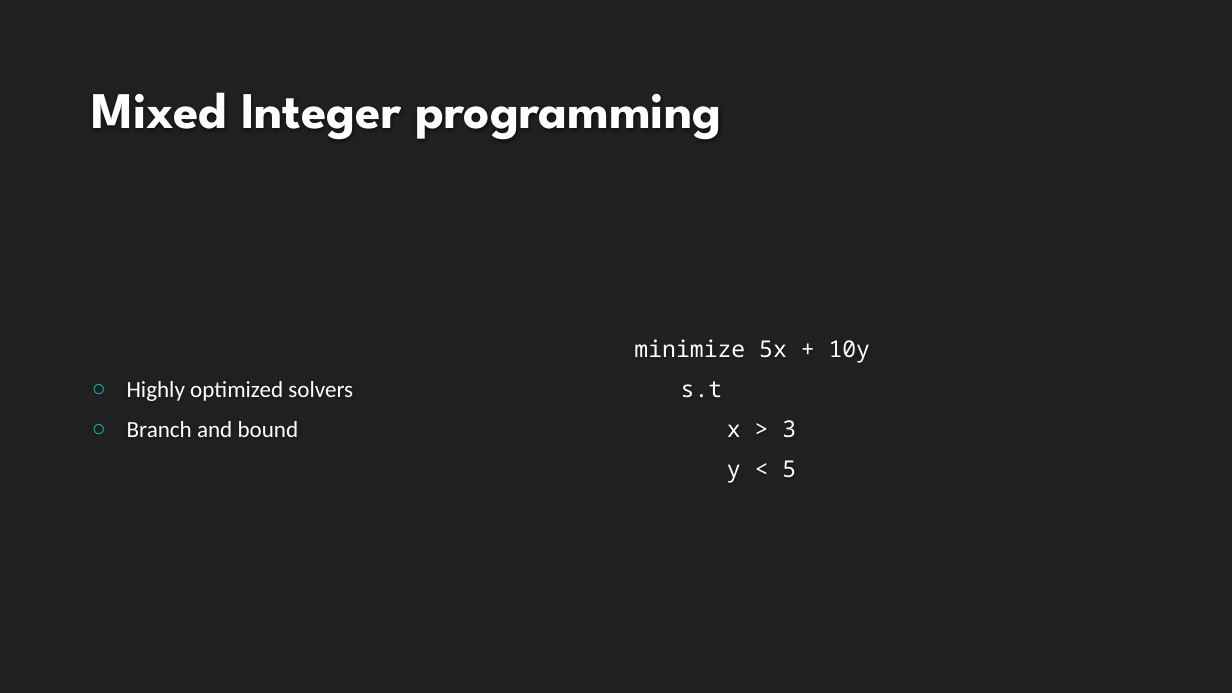
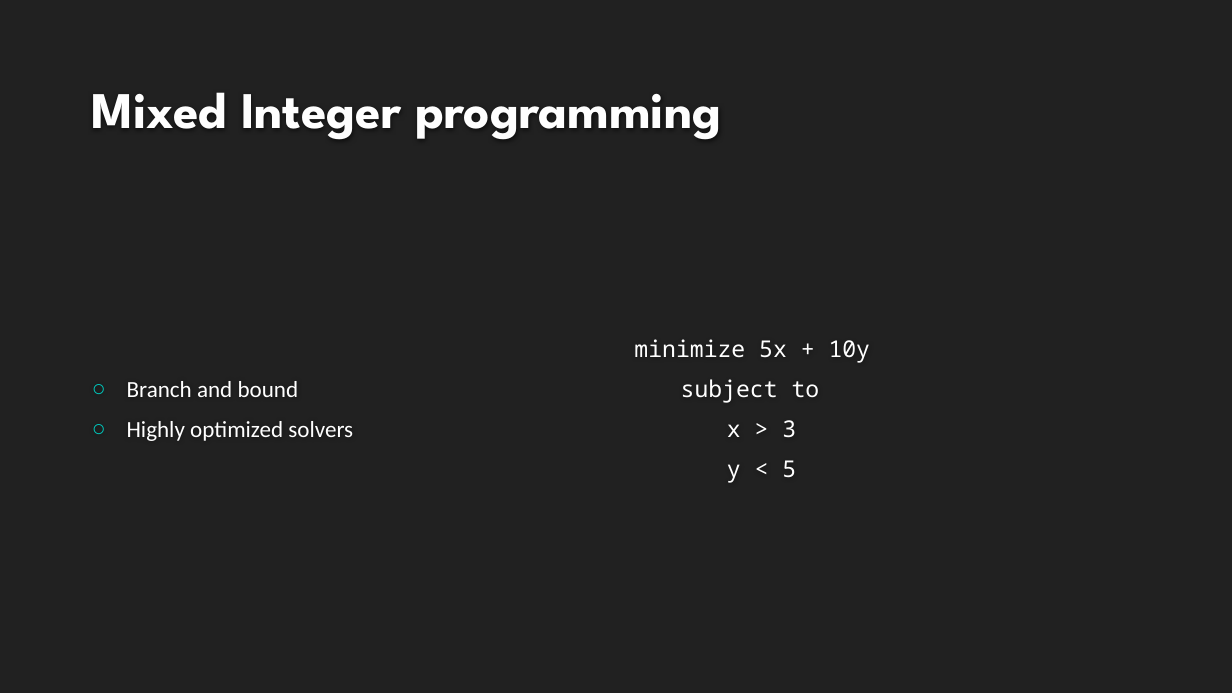
Before and after one commit to VikingDai/Honours-MAPF, a slide deck: slide 29 of Documents/Intermediate Presentation/NewPresentation.pptx. Drawn at 1232x693 pixels with LibreOffice and Linux fonts; fonts in the diff are those of the drawing; background and template pictures are left out. Boxes give left, top, right and bottom in pixels: in the first picture for what was removed or moved away, otherwise in the second. Text is boxed around its words. In the diff, an @@ line names an element or a change of style, - is before the commit and + after.

```diff
--- a/Documents/Intermediate Presentation/NewPresentation.pptx
+++ b/Documents/Intermediate Presentation/NewPresentation.pptx
@@ text at (127, 381, 299, 397): paragraph added @@
+○ Branch and bound
@@ text at (681, 379, 820, 403): text changed @@
-s.t
+subject to
@@ text at (127, 421, 299, 437): paragraph removed @@
-○ Branch and bound
```
Also in this commit, not shown: 11 other slides changed, 1 slide added, 1 slide removed.
